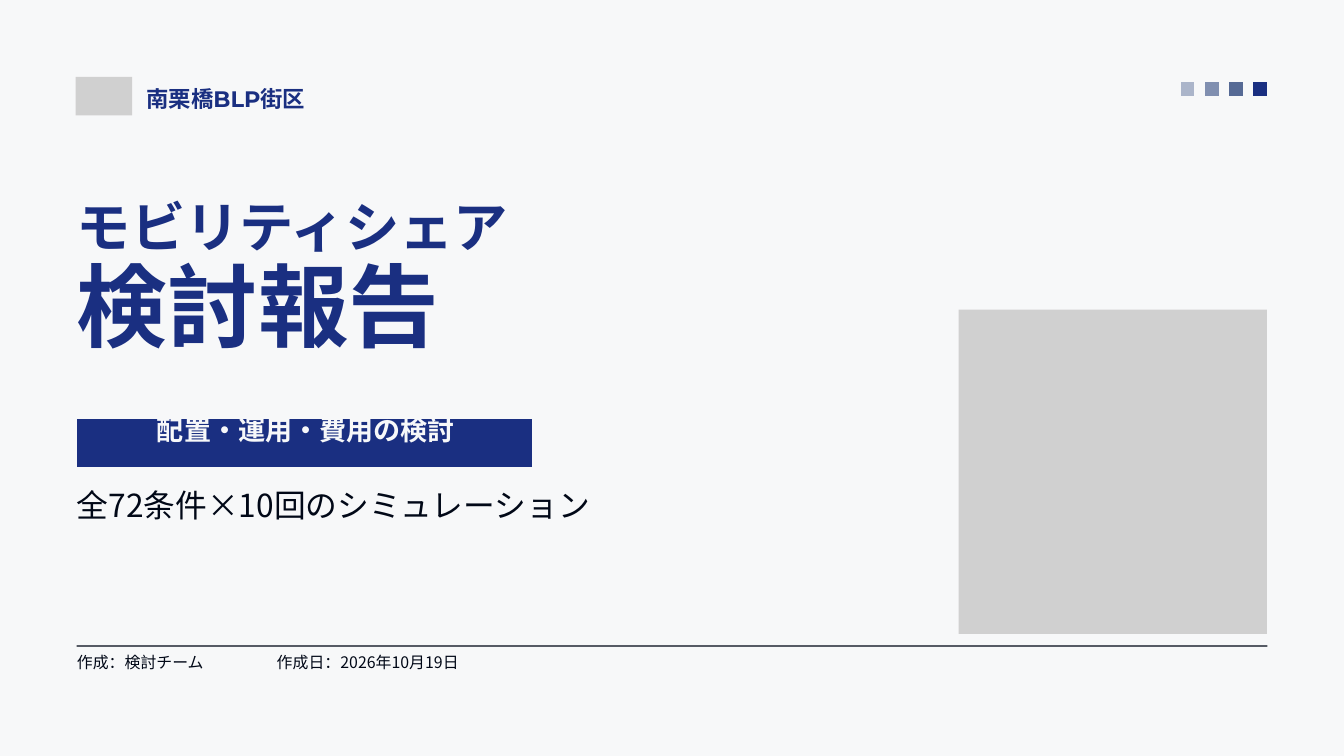
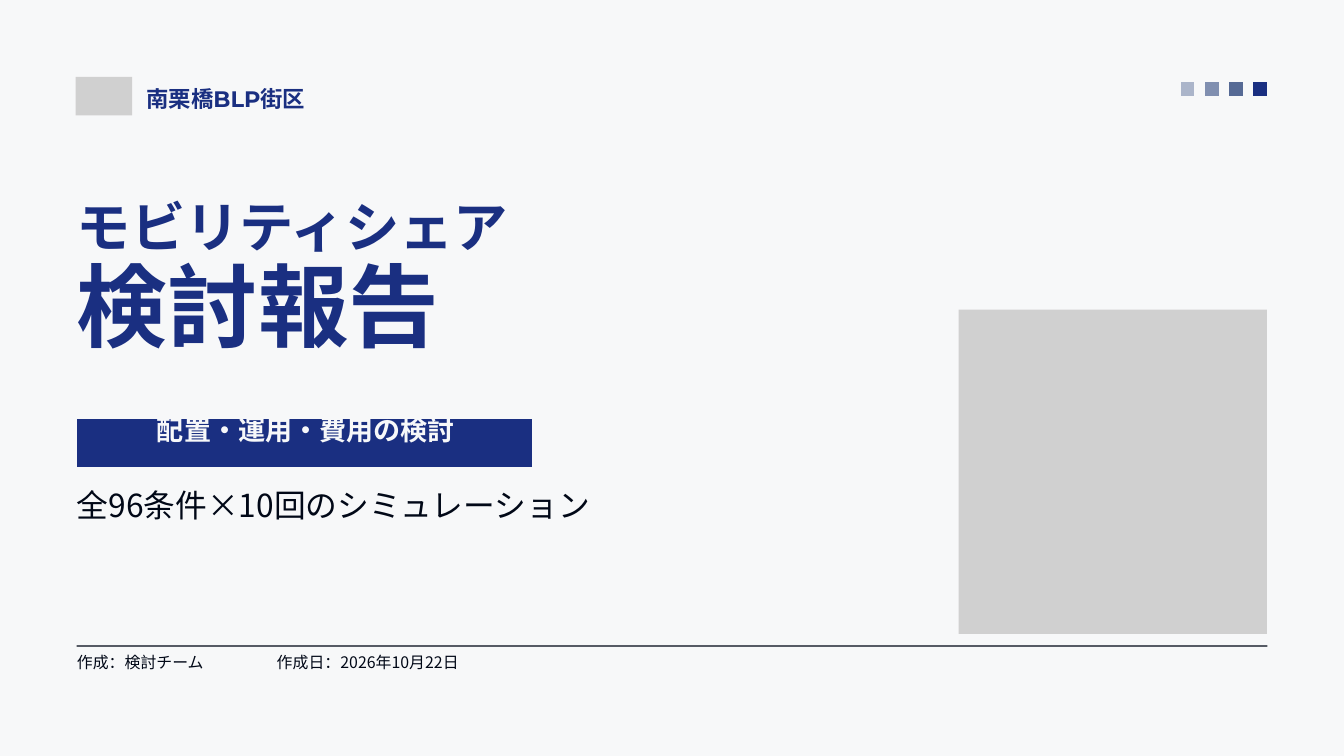
Before and after one commit to saigaeno-cmd/mikuri_sim, a slide deck: slide 1 of data/output/study/報告_モビリティシェア検討.pptx. Drawn at 1344x756 pixels with LibreOffice and Linux fonts; fonts in the diff are those of the drawing; grey boxes stand for pictures. Boxes give left, top, right and bottom in pixels: in the first picture for what was removed or moved away, otherwise in the second. Text is boxed around its words. In the diff, an @@ line names an element or a change of style, - is before the commit and + after.

```diff
--- a/data/output/study/報告_モビリティシェア検討.pptx
+++ b/data/output/study/報告_モビリティシェア検討.pptx
@@ text at box(77, 490, 590, 520): text changed @@
-全72条件×10回のシミュレーション
+全96条件×10回のシミュレーション
@@ text at box(277, 654, 459, 670): text changed @@
-作成日：2026年10月19日
+作成日：2026年10月22日
```
Also in this commit, not shown: 21 other slides changed, 2 slides added, 7 other files.
